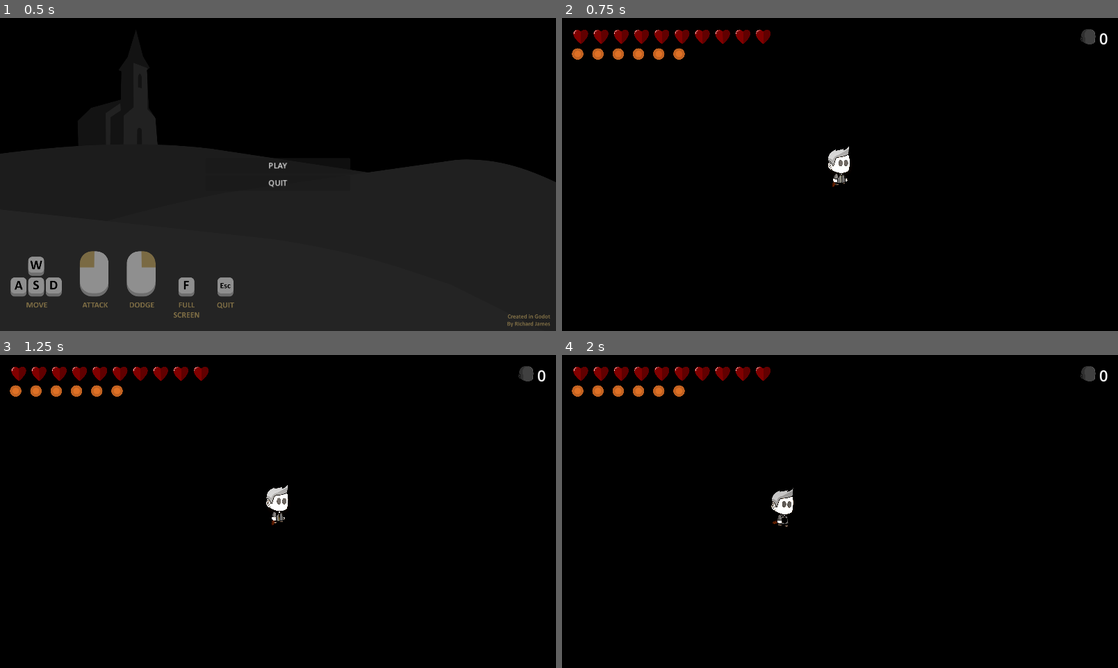
Above: before the commit, frames 1-4 (two rows, left to right).
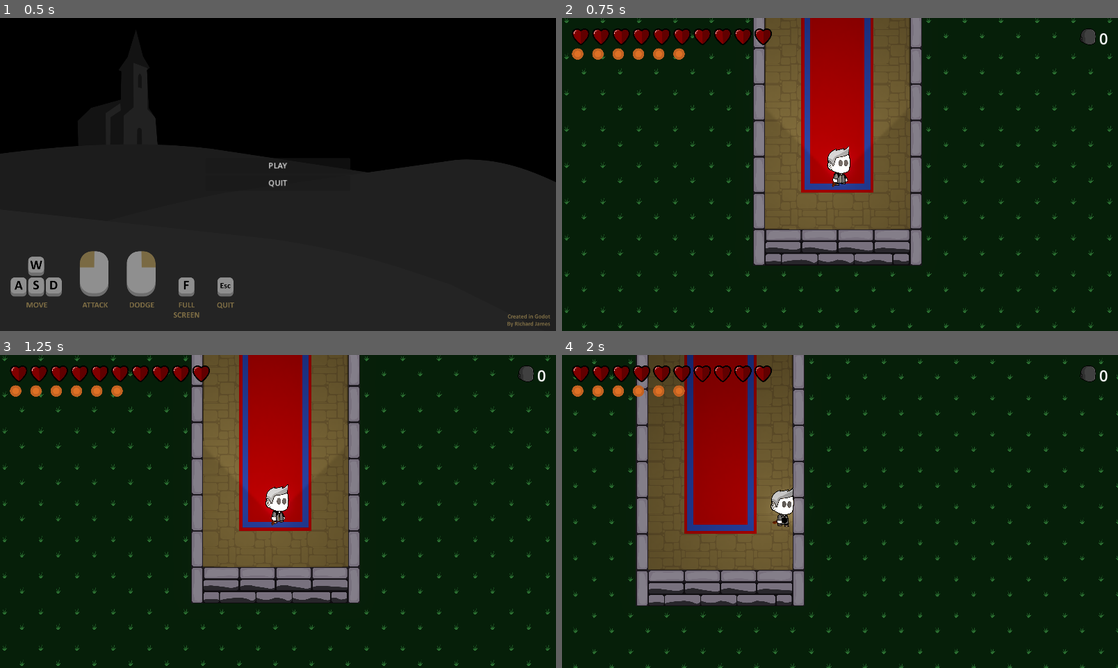
Above: after the commit, the same moments.

Repository: richardpjames/Demon-Slayer
Game: Godot game, scene res://scenes/ui/main_menu.tscn
The game is run twice, just before and just after one commit, with the same random seed, the same clock (stepped at 60 frames per second) and the same inputs.
Inputs (mouse positions are in pixels of both pictures, inside the frame that each line leads up to):
- Up to frame 1 (0.5 s): no input
- Up to frame 2 (0.75 s): click "PLAY" at 0.5 s
- Up to frame 3 (1.25 s): no input
- Up to frame 4 (2 s): move the mouse to (962, 495) at 1.27 s; hold Right (Right) from 1.28 s (still down); right-click (962, 495) at 1.35 s

Frame 1 is identical in both runs. In frame 2, 98% of the frame differs, in the area x 0-100%, y 0-100%; in frame 3, 98%; in frame 4, 98%.

Commit message:
Fix tileset issues

Diff:
--- a/tiles/tile_set.tres
+++ b/tiles/tile_set.tres
@@ -1,125 +1,135 @@
-[gd_resource type="TileSet" load_steps=18 format=3 uid="uid://d7ujd1ovnkh6"]
+[gd_resource type="TileSet" load_steps=20 format=3 uid="uid://d7ujd1ovnkh6"]
 
-[sub_resource type="NavigationPolygon" id="NavigationPolygon_2ot3b"]
+[ext_resource type="Texture2D" uid="uid://cjoat0hkinbho" path="res://assets/environment/tiles.png" id="1_ouo7g"]
+
+[sub_resource type="NavigationPolygon" id="NavigationPolygon_mc61a"]
 vertices = PackedVector2Array(150, 150, -150, 150, -150, -150, 150, -150)
 polygons = Array[PackedInt32Array]([PackedInt32Array(0, 1, 2, 3)])
 outlines = Array[PackedVector2Array]([PackedVector2Array(-150, -150, 150, -150, 150, 150, -150, 150)])
 agent_radius = 0.0
 
-[sub_resource type="OccluderPolygon2D" id="OccluderPolygon2D_37wwl"]
-polygon = PackedVector2Array(-150, -150, 150, -150, 150, 150, -150, 150)
-
-[sub_resource type="NavigationPolygon" id="NavigationPolygon_1wudg"]
+[sub_resource type="NavigationPolygon" id="NavigationPolygon_6kbuo"]
 vertices = PackedVector2Array(150, 150, -150, 150, -150, -150, 150, -150)
 polygons = Array[PackedInt32Array]([PackedInt32Array(0, 1, 2, 3)])
 outlines = Array[PackedVector2Array]([PackedVector2Array(-150, -150, 150, -150, 150, 150, -150, 150)])
 agent_radius = 0.0
 
-[sub_resource type="NavigationPolygon" id="NavigationPolygon_pvx1g"]
+[sub_resource type="OccluderPolygon2D" id="OccluderPolygon2D_65jw3"]
+polygon = PackedVector2Array(-150, -150, 150, -150, 150, 150, -150, 150)
+
+[sub_resource type="NavigationPolygon" id="NavigationPolygon_pstxb"]
 vertices = PackedVector2Array(150, 150, -150, 150, -150, -150, 150, -150)
 polygons = Array[PackedInt32Array]([PackedInt32Array(0, 1, 2, 3)])
 outlines = Array[PackedVector2Array]([PackedVector2Array(-150, -150, 150, -150, 150, 150, -150, 150)])
 agent_radius = 0.0
 
-[sub_resource type="NavigationPolygon" id="NavigationPolygon_a60lw"]
+[sub_resource type="NavigationPolygon" id="NavigationPolygon_cquts"]
 vertices = PackedVector2Array(150, 150, -150, 150, -150, -150, 150, -150)
 polygons = Array[PackedInt32Array]([PackedInt32Array(0, 1, 2, 3)])
 outlines = Array[PackedVector2Array]([PackedVector2Array(-150, -150, 150, -150, 150, 150, -150, 150)])
 agent_radius = 0.0
 
-[sub_resource type="OccluderPolygon2D" id="OccluderPolygon2D_5cnua"]
-polygon = PackedVector2Array(-150, -150, 150, -150, 150, 150, -150, 150)
-
-[sub_resource type="NavigationPolygon" id="NavigationPolygon_hayrv"]
+[sub_resource type="NavigationPolygon" id="NavigationPolygon_30cix"]
 vertices = PackedVector2Array(150, 150, -150, 150, -150, -150, 150, -150)
 polygons = Array[PackedInt32Array]([PackedInt32Array(0, 1, 2, 3)])
 outlines = Array[PackedVector2Array]([PackedVector2Array(-150, -150, 150, -150, 150, 150, -150, 150)])
 agent_radius = 0.0
 
-[sub_resource type="NavigationPolygon" id="NavigationPolygon_xv5nk"]
+[sub_resource type="OccluderPolygon2D" id="OccluderPolygon2D_8e1qt"]
+polygon = PackedVector2Array(-150, -150, 150, -150, 150, 150, -150, 150)
+
+[sub_resource type="NavigationPolygon" id="NavigationPolygon_hq5vo"]
 vertices = PackedVector2Array(150, 150, -150, 150, -150, -150, 150, -150)
 polygons = Array[PackedInt32Array]([PackedInt32Array(0, 1, 2, 3)])
 outlines = Array[PackedVector2Array]([PackedVector2Array(-150, -150, 150, -150, 150, 150, -150, 150)])
 agent_radius = 0.0
 
-[sub_resource type="NavigationPolygon" id="NavigationPolygon_glmao"]
+[sub_resource type="NavigationPolygon" id="NavigationPolygon_bewok"]
 vertices = PackedVector2Array(150, 150, -150, 150, -150, -150, 150, -150)
 polygons = Array[PackedInt32Array]([PackedInt32Array(0, 1, 2, 3)])
 outlines = Array[PackedVector2Array]([PackedVector2Array(-150, -150, 150, -150, 150, 150, -150, 150)])
 agent_radius = 0.0
 
-[sub_resource type="OccluderPolygon2D" id="OccluderPolygon2D_icivp"]
-polygon = PackedVector2Array(-150, -150, 150, -150, 150, 150, -150, 150)
-
-[sub_resource type="NavigationPolygon" id="NavigationPolygon_71dih"]
+[sub_resource type="NavigationPolygon" id="NavigationPolygon_xlr5p"]
 vertices = PackedVector2Array(150, 150, -150, 150, -150, -150, 150, -150)
 polygons = Array[PackedInt32Array]([PackedInt32Array(0, 1, 2, 3)])
 outlines = Array[PackedVector2Array]([PackedVector2Array(-150, -150, 150, -150, 150, 150, -150, 150)])
 agent_radius = 0.0
 
-[sub_resource type="NavigationPolygon" id="NavigationPolygon_geuwb"]
+[sub_resource type="OccluderPolygon2D" id="OccluderPolygon2D_rw32v"]
+polygon = PackedVector2Array(-150, -150, 150, -150, 150, 150, -150, 150)
+
+[sub_resource type="NavigationPolygon" id="NavigationPolygon_is2dv"]
 vertices = PackedVector2Array(150, 150, -150, 150, -150, -150, 150, -150)
 polygons = Array[PackedInt32Array]([PackedInt32Array(0, 1, 2, 3)])
 outlines = Array[PackedVector2Array]([PackedVector2Array(-150, -150, 150, -150, 150, 150, -150, 150)])
 agent_radius = 0.0
 
-[sub_resource type="NavigationPolygon" id="NavigationPolygon_4mpm5"]
+[sub_resource type="NavigationPolygon" id="NavigationPolygon_mnhbf"]
 vertices = PackedVector2Array(150, 150, -150, 150, -150, -150, 150, -150)
 polygons = Array[PackedInt32Array]([PackedInt32Array(0, 1, 2, 3)])
 outlines = Array[PackedVector2Array]([PackedVector2Array(-150, -150, 150, -150, 150, 150, -150, 150)])
 agent_radius = 0.0
 
-[sub_resource type="OccluderPolygon2D" id="OccluderPolygon2D_61v1t"]
+[sub_resource type="NavigationPolygon" id="NavigationPolygon_b73ni"]
+vertices = PackedVector2Array(150, 150, -150, 150, -150, -150, 150, -150)
+polygons = Array[PackedInt32Array]([PackedInt32Array(0, 1, 2, 3)])
+outlines = Array[PackedVector2Array]([PackedVector2Array(-150, -150, 150, -150, 150, 150, -150, 150)])
+agent_radius = 0.0
+
+[sub_resource type="OccluderPolygon2D" id="OccluderPolygon2D_etdo6"]
 polygon = PackedVector2Array(-150, -150, 150, -150, 150, 150, -150, 150)
 
-[sub_resource type="OccluderPolygon2D" id="OccluderPolygon2D_v1aqc"]
+[sub_resource type="OccluderPolygon2D" id="OccluderPolygon2D_wn8lq"]
 polygon = PackedVector2Array(-150, -150, 150, -150, 150, 150, -150, 150)
 
-[sub_resource type="OccluderPolygon2D" id="OccluderPolygon2D_mferr"]
+[sub_resource type="OccluderPolygon2D" id="OccluderPolygon2D_44e8t"]
 polygon = PackedVector2Array(-150, -150, 150, -150, 150, 150, -150, 150)
 
 [sub_resource type="TileSetAtlasSource" id="TileSetAtlasSource_4n8wn"]
+texture = ExtResource("1_ouo7g")
 texture_region_size = Vector2i(300, 300)
 0:0/0 = 0
-0:0/0/navigation_layer_0/polygon = SubResource("NavigationPolygon_2ot3b")
+0:0/0/navigation_layer_0/polygon = SubResource("NavigationPolygon_mc61a")
 1:0/0 = 0
-1:0/0/occlusion_layer_0/polygon = SubResource("OccluderPolygon2D_37wwl")
+1:0/0/occlusion_layer_0/polygon = SubResource("OccluderPolygon2D_65jw3")
 1:0/0/physics_layer_0/polygon_0/points = PackedVector2Array(-150, -150, 150, -150, 150, 150, -150, 150)
 2:0/0 = 0
-2:0/0/occlusion_layer_0/polygon = SubResource("OccluderPolygon2D_5cnua")
+2:0/0/occlusion_layer_0/polygon = SubResource("OccluderPolygon2D_8e1qt")
 2:0/0/physics_layer_0/polygon_0/points = PackedVector2Array(-150, -150, 150, -150, 150, 150, -150, 150)
 3:0/0 = 0
-3:0/0/occlusion_layer_0/polygon = SubResource("OccluderPolygon2D_icivp")
+3:0/0/occlusion_layer_0/polygon = SubResource("OccluderPolygon2D_rw32v")
 3:0/0/physics_layer_0/polygon_0/points = PackedVector2Array(-150, -150, 150, -150, 150, 150, -150, 150)
 0:1/0 = 0
+0:1/0/navigation_layer_0/polygon = SubResource("NavigationPolygon_6kbuo")
 1:1/0 = 0
-1:1/0/navigation_layer_0/polygon = SubResource("NavigationPolygon_1wudg")
+1:1/0/navigation_layer_0/polygon = SubResource("NavigationPolygon_pstxb")
 2:1/0 = 0
-2:1/0/navigation_layer_0/polygon = SubResource("NavigationPolygon_hayrv")
+2:1/0/navigation_layer_0/polygon = SubResource("NavigationPolygon_hq5vo")
 3:1/0 = 0
-3:1/0/navigation_layer_0/polygon = SubResource("NavigationPolygon_71dih")
+3:1/0/navigation_layer_0/polygon = SubResource("NavigationPolygon_is2dv")
 4:1/0 = 0
 5:1/0 = 0
-5:1/0/occlusion_layer_0/polygon = SubResource("OccluderPolygon2D_mferr")
+5:1/0/occlusion_layer_0/polygon = SubResource("OccluderPolygon2D_44e8t")
 5:1/0/physics_layer_0/polygon_0/points = PackedVector2Array(-150, -150, 150, -150, 150, 150, -150, 150)
 4:0/0 = 0
-4:0/0/occlusion_layer_0/polygon = SubResource("OccluderPolygon2D_61v1t")
+4:0/0/occlusion_layer_0/polygon = SubResource("OccluderPolygon2D_etdo6")
 4:0/0/physics_layer_0/polygon_0/points = PackedVector2Array(-150, -150, 150, -150, 150, 150, -150, 150)
 5:0/0 = 0
-5:0/0/occlusion_layer_0/polygon = SubResource("OccluderPolygon2D_v1aqc")
+5:0/0/occlusion_layer_0/polygon = SubResource("OccluderPolygon2D_wn8lq")
 5:0/0/physics_layer_0/polygon_0/points = PackedVector2Array(-150, -150, 150, -150, 150, 150, -150, 150)
 2:2/0 = 0
-2:2/0/navigation_layer_0/polygon = SubResource("NavigationPolygon_xv5nk")
+2:2/0/navigation_layer_0/polygon = SubResource("NavigationPolygon_bewok")
 1:2/0 = 0
-1:2/0/navigation_layer_0/polygon = SubResource("NavigationPolygon_pvx1g")
+1:2/0/navigation_layer_0/polygon = SubResource("NavigationPolygon_cquts")
 3:2/0 = 0
-3:2/0/navigation_layer_0/polygon = SubResource("NavigationPolygon_geuwb")
+3:2/0/navigation_layer_0/polygon = SubResource("NavigationPolygon_mnhbf")
 3:3/0 = 0
-3:3/0/navigation_layer_0/polygon = SubResource("NavigationPolygon_4mpm5")
+3:3/0/navigation_layer_0/polygon = SubResource("NavigationPolygon_b73ni")
 2:3/0 = 0
-2:3/0/navigation_layer_0/polygon = SubResource("NavigationPolygon_glmao")
+2:3/0/navigation_layer_0/polygon = SubResource("NavigationPolygon_xlr5p")
 1:3/0 = 0
-1:3/0/navigation_layer_0/polygon = SubResource("NavigationPolygon_a60lw")
+1:3/0/navigation_layer_0/polygon = SubResource("NavigationPolygon_30cix")
 
 [resource]
 tile_size = Vector2i(300, 300)
